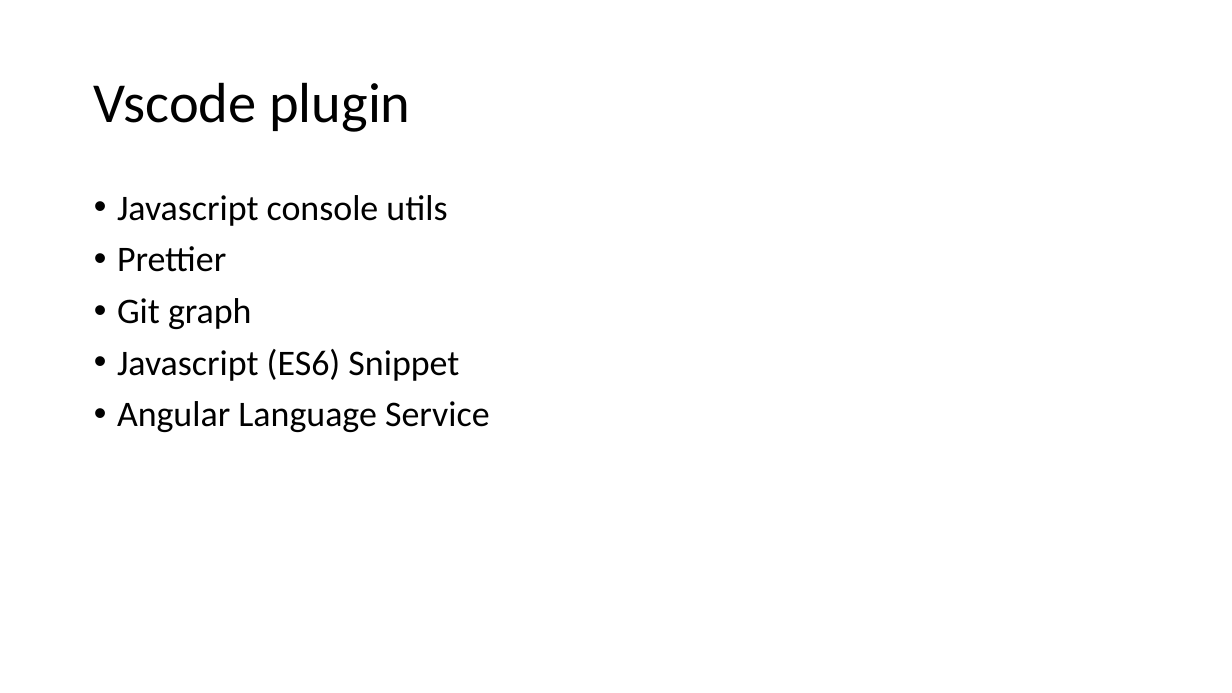
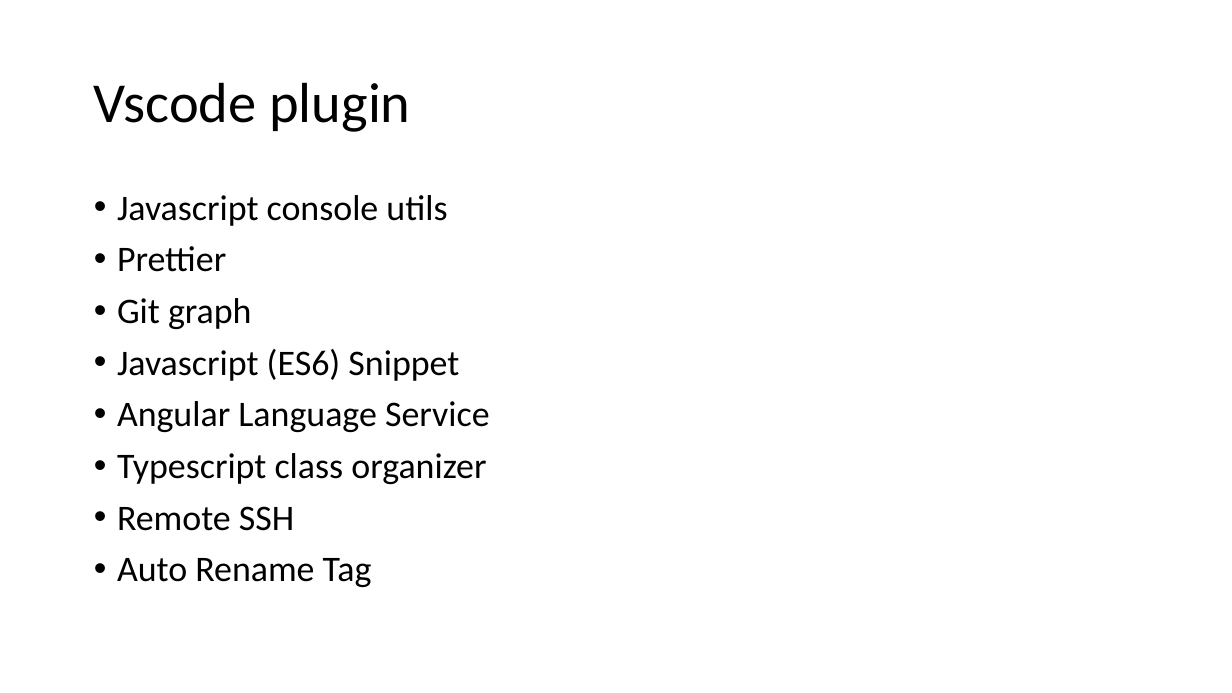
Before and after one commit to jlg-formation/fuj-juillet-2020, a slide deck: slide 6 of notes.pptx. Drawn at 1232x693 pixels with LibreOffice and Linux fonts; fonts in the diff are those of the drawing. Boxes give left, top, right and bottom in pixels: in the first picture for what was removed or moved away, otherwise in the second. Text is boxed around its words. In the diff, an @@ line names an element or a change of style, - is before the commit and + after.

Commit message:
doc: pptx

```diff
--- a/notes.pptx
+++ b/notes.pptx
@@ text at [117, 453, 486, 587]: paragraphs added @@
+• Typescript class organizer
+• Remote SSH
+• Auto Rename Tag
```
Also in this commit, not shown: 9 slides added.
